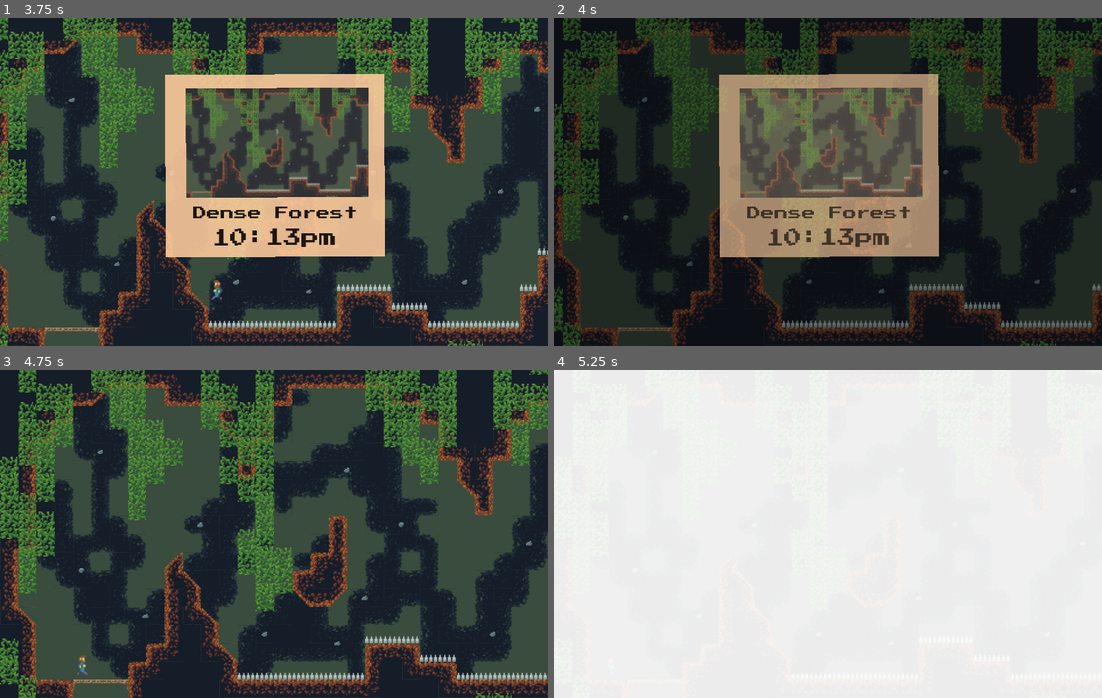
Above: before the commit, frames 1-4 (two rows, left to right).
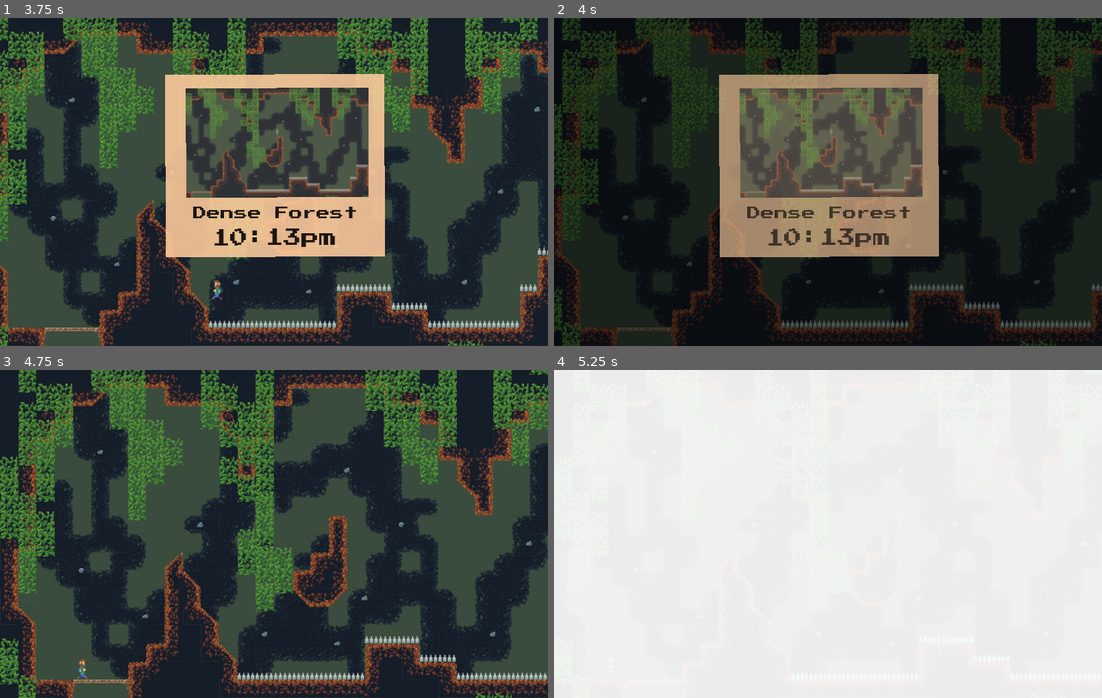
Above: after the commit, the same moments.

Repository: UHSGDC/Photographers-Hike
Game: Godot game, scene res://Game.tscn
The game is run twice, just before and just after one commit, with the same random seed, the same clock (stepped at 60 frames per second) and the same inputs. The engine's default icon, where the game draws it, is replaced by a stand-in: a white triangle on a blue panel in a dark square.
Inputs (mouse positions are in pixels of both pictures, inside the frame that each line leads up to):
- Up to frame 1 (3.75 s): click "Play" at 0.5 s; tap Enter at 1.25, 2.75 s; move the mouse to (394, 165) at 1.27 s; hold Ctrl (interact) 1.28-2.03 s; hold Right (menu_right) 1.28-2.78 s; tap Space (jump) at 1.52, 2, 2.27 s; move the mouse to (164, 198) at 2.02 s; tap C (take_picture) at 2.1, 3.6 s; move the mouse to (328, 109) at 2.77 s; hold A (left) 2.78-3.53 s; hold Ctrl (interact) 2.78-3.53 s; move the mouse to (246, 247) at 3.52 s; hold Right (menu_right) from 3.53 s (still down)
- Up to frame 2 (4 s): keep holding Right (menu_right); tap Space (jump) at 3.77 s
- Up to frame 3 (4.75 s): keep holding Right (menu_right); move the mouse to (438, 583) at 4.27 s; hold Ctrl (interact) from 4.28 s (still down); tap Space (jump) at 4.52 s
- Up to frame 4 (5.25 s): move the mouse to (663, 484) at 5.02 s; release Right (menu_right) at 5.03 s; release Ctrl (interact) at 5.03 s; hold A (left) from 5.03 s (still down); tap C (take_picture) at 5.1 s

Frame 1 is identical in both runs. In frame 2, 2.7% of the frame differs, in the area x 0-100%, y 0-100%; in frame 3, less than 0.1%; in frame 4, nothing differs.

Commit message:
Fixed issue that arose from jump hitbox

Diff:
--- a/PhotographersHike/Player/PlatformingPlayer.tscn
+++ b/PhotographersHike/Player/PlatformingPlayer.tscn
@@ -44,7 +44,7 @@
 tracks/2/imported = false
 tracks/2/enabled = true
 tracks/2/keys = {
-"times": PoolRealArray( 0 ),
+"times": PoolRealArray( 0.1 ),
 "transitions": PoolRealArray( 1 ),
 "update": 1,
 "values": [ true ]
@@ -97,7 +97,7 @@
 tracks/2/imported = false
 tracks/2/enabled = true
 tracks/2/keys = {
-"times": PoolRealArray( 0 ),
+"times": PoolRealArray( 0.1 ),
 "transitions": PoolRealArray( 1 ),
 "update": 1,
 "values": [ true ]
@@ -149,7 +149,7 @@
 tracks/2/imported = false
 tracks/2/enabled = true
 tracks/2/keys = {
-"times": PoolRealArray( 0 ),
+"times": PoolRealArray( 0.1 ),
 "transitions": PoolRealArray( 1 ),
 "update": 1,
 "values": [ true ]
@@ -202,7 +202,7 @@
 tracks/2/imported = false
 tracks/2/enabled = true
 tracks/2/keys = {
-"times": PoolRealArray( 0 ),
+"times": PoolRealArray( 0.1 ),
 "transitions": PoolRealArray( 1 ),
 "update": 1,
 "values": [ true ]
@@ -242,7 +242,7 @@
 tracks/1/imported = false
 tracks/1/enabled = true
 tracks/1/keys = {
-"times": PoolRealArray( 0 ),
+"times": PoolRealArray( 0.1 ),
 "transitions": PoolRealArray( 1 ),
 "update": 1,
 "values": [ true ]
@@ -339,15 +339,12 @@
 position = Vector2( 0, -7 )
 z_index = 1
 texture = ExtResource( 1 )
-offset = Vector2( 0, 3 )
 hframes = 18
 vframes = 6
-frame = 23
 
 [node name="NormalHitbox" type="CollisionShape2D" parent="."]
 position = Vector2( 0, -0.5 )
 shape = SubResource( 1 )
-disabled = true
 
 [node name="RoomDetector" type="Area2D" parent="."]
 collision_layer = 0
@@ -389,6 +386,7 @@
 [node name="JumpHitbox" type="CollisionShape2D" parent="."]
 position = Vector2( 0, 1.5 )
 shape = SubResource( 11 )
+disabled = true
 
 [connection signal="area_entered" from="RoomDetector" to="." method="_on_RoomDetector_area_entered"]
 [connection signal="animation_finished" from="AnimationPlayer" to="." method="_on_AnimationPlayer_animation_finished"]
